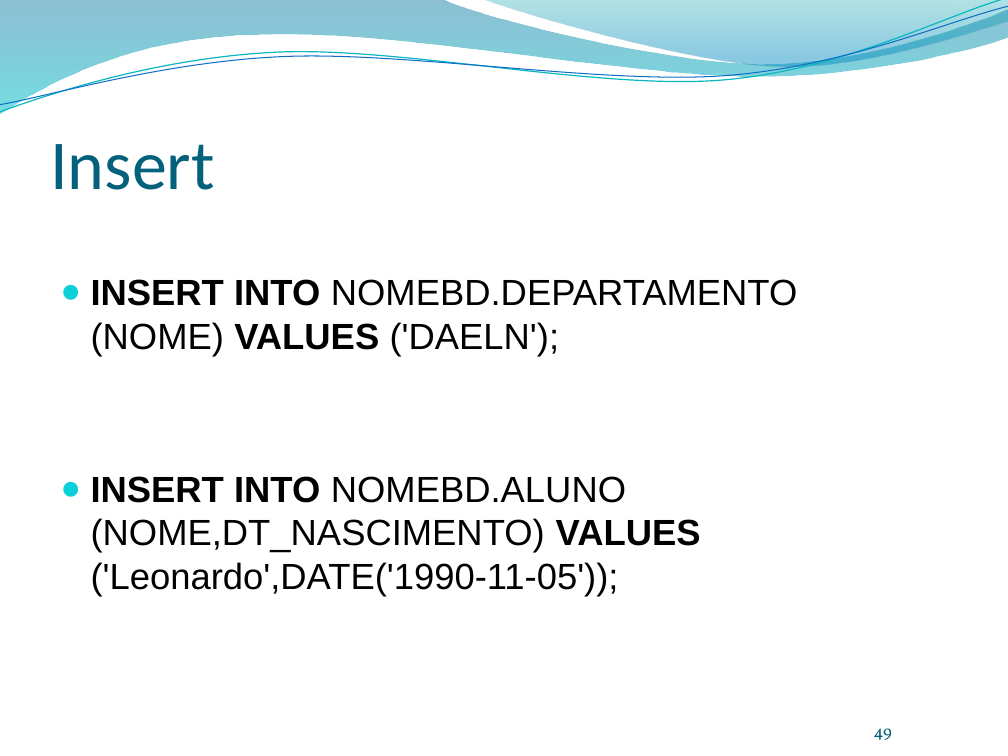
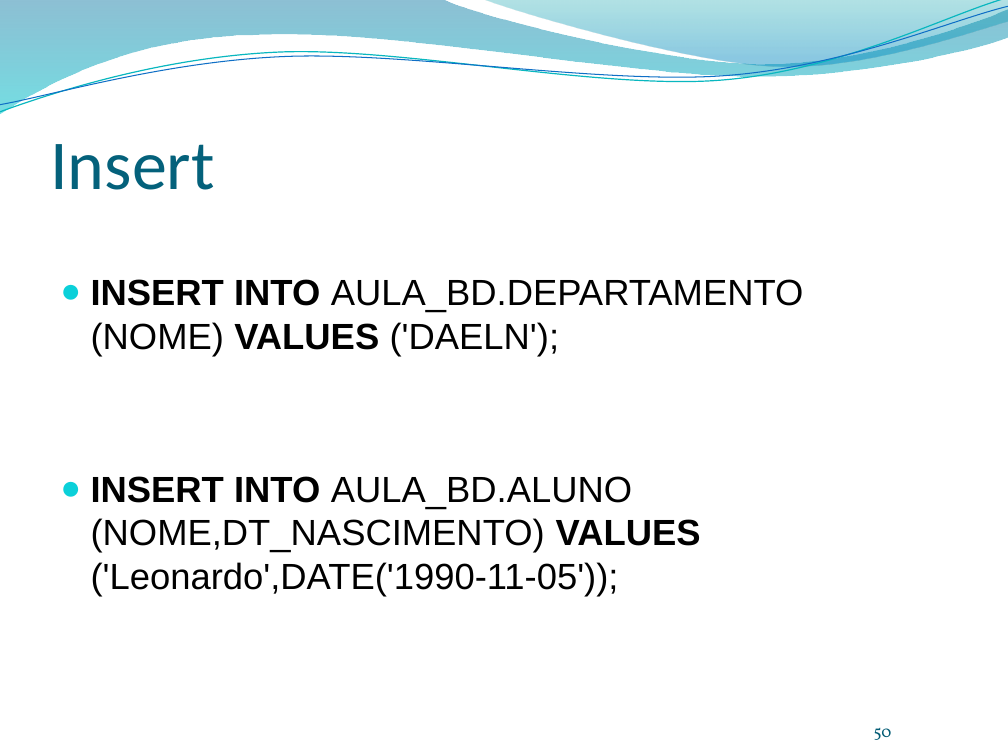
Before and after one commit to leonardopordeus/BD, a slide deck: slide 50 of Aula01.pptx (slide 49 before the commit). Drawn at 1008x756 pixels with LibreOffice and Linux fonts; fonts in the diff are those of the drawing; background and template pictures are left out. Boxes give left, top, right and bottom in pixels: in the first picture for what was removed or moved away, otherwise in the second. Text is boxed around its words. In the diff, an @@ line names an element or a change of style, - is before the commit and + after.

```diff
--- a/Aula01.pptx
+++ b/Aula01.pptx
@@ text at <box>91,279,804,596</box>: text changed @@
-● INSERT INTO NOMEBD.DEPARTAMENTO
-  (NOME) VALUES ('DAELN');
-● INSERT INTO NOMEBD.ALUNO
-  (NOME,DT_NASCIMENTO) VALUES ('Leonardo',DATE('1990-11-05'));
+● INSERT INTO AULA_BD.DEPARTAMENTO
+  (NOME) VALUES ('DAELN');
+● INSERT INTO AULA_BD.ALUNO
+  (NOME,DT_NASCIMENTO) VALUES ('Leonardo',DATE('1990-11-05'));
@@ page number at <box>874,728,892,740</box>: text changed @@
-49
+50
```
Also in this commit, not shown: 8 other slides changed, 1 slide added, 1 other file.
